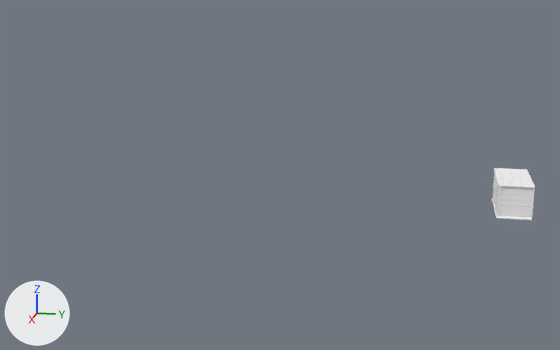
What one commit did to the OBJ model ProyectoFinal/ProyectoFinal/Models/Cajonera/Cajonera.obj.
The view is the same before and after, from a camera (50 mm lens) standing at (2001.0, -255.0, 572.0) and looking at (-149.0, -685.0, 35.0). The axes (+X, +Y, +Z) are drawn at lower left. The lights are the same throughout. Where no turn or scale is listed for an object, it has been applied to the vertices.

The first picture shows 'Cajonera'.
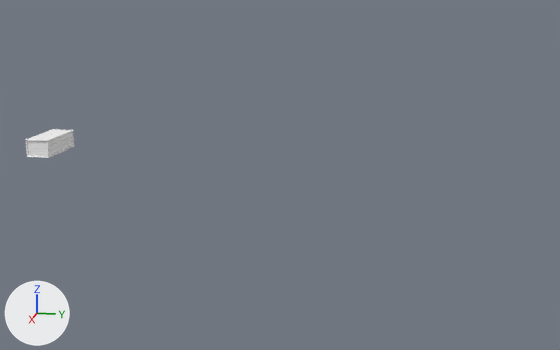
Edits to the bpy script that builds the scene:
```text
Change me_cajonera:
    where me_cajonera.from_pydata(...)  # 536 vertices, 908 faces; spans x -91.0..91.0, y -93.0..-6.0, z 9.0..97.0
    used by ob_cajonera; location = (0.0, 0.0, 0.0)
    me_cajonera part 1: the loose piece of 40 vertices spanning x -91.0..91.0, y -92.0..-6.0, z 9.0..97.0 is scaled about its middle by (-1, -0.884, 0.649), then moved by (-279.0, -1419.0, 19.0)
    me_cajonera part 2: the loose piece of 10 vertices spanning x 85.0..89.0, y -11.0..-7.0, z 15.0..91.0 is scaled about its middle by (1, 0.884, 0.649), then moved by (-279.0, -1425.0, 19.0)
    me_cajonera part 3: the loose piece of 10 vertices spanning x 85.0..89.0, y -90.0..-86.0, z 15.0..91.0 is scaled about its middle by (1, 0.884, 0.649), then moved by (-279.0, -1416.0, 19.0)
    me_cajonera part 4: the loose piece of 12 vertices spanning x -84.0..-36.0, y -90.0..-88.0, z 66.0..87.0 is scaled about its middle by (-1.47, -0.884, 0.649), then moved by (-219.0, -1344.0, 11.0)
    me_cajonera part 5: the loose piece of 12 vertices spanning x -84.0..-36.0, y -90.0..-88.0, z 43.0..64.0 is scaled about its middle by (-1.47, -0.884, 0.649), then moved by (-219.0, -1344.0, 19.0)
    me_cajonera part 6: the loose piece of 12 vertices spanning x -35.0..35.0, y -90.0..-88.0, z 66.0..87.0 is scaled about its middle by (-0.685, -0.884, 0.649), then moved by (-219.0, -1344.0, 11.0)
    me_cajonera part 7: the loose piece of 12 vertices spanning x -84.0..0.0, y -90.0..-88.0, z 18.0..41.0 is scaled about its middle by (-0.572, -0.884, 0.619), then moved by (-176.0, -1344.0, 43.0)
    me_cajonera part 8: the loose piece of 12 vertices spanning x -35.0..35.0, y -90.0..-88.0, z 43.0..64.0 is scaled about its middle by (-0.685, -0.884, 0.649), then moved by (-339.0, -1344.0, 34.0)
    me_cajonera part 9: the loose piece of 12 vertices spanning x 36.0..84.0, y -90.0..-88.0, z 66.0..87.0 is scaled about its middle by (-1, -0.884, 0.649), then moved by (-399.0, -1344.0, -4.0)
    me_cajonera part 10: the loose piece of 12 vertices spanning x 36.0..84.0, y -90.0..-88.0, z 43.0..64.0 is scaled about its middle by (-1.75, -0.884, 0.68), then moved by (-382.0, -1344.0, 4.0)
    me_cajonera part 11: the loose piece of 12 vertices spanning x 0.0..84.0, y -90.0..-88.0, z 18.0..41.0 is scaled about its middle by (-1.01, -0.884, 0.649), then moved by (-279.0, -1344.0, 27.0)
```

Where the change shows, as pixel boxes (x1, y1, x2, y2) in the pictures (560 x 350 px; the box of a moved part takes in the faces that stretch with it):
'Cajonera', reshaped (16% wider, 44% shorter): before (492, 168, 535, 221); after (25, 129, 75, 158)
part 1 of me_cajonera, moved or reshaped: before (492, 168, 535, 221); after (25, 129, 75, 158)
part 2 of me_cajonera, moved or reshaped: before (530, 189, 535, 218); after (46, 141, 49, 157)
part 3 of me_cajonera, moved or reshaped: before (497, 187, 501, 217); after (26, 141, 28, 156)
part 4 of me_cajonera, moved or reshaped (not visible before): after (55, 135, 66, 143)
part 5 of me_cajonera, moved or reshaped: before (493, 182, 495, 192); after (55, 139, 66, 148)
part 6 of me_cajonera, moved or reshaped: before (495, 178, 498, 189); after (48, 139, 56, 146)
part 7 of me_cajonera, moved or reshaped: before (493, 189, 496, 204); after (48, 144, 56, 151)
part 8 of me_cajonera, moved or reshaped: before (495, 185, 497, 198); after (66, 132, 73, 139)
part 9 of me_cajonera, moved or reshaped: before (497, 184, 499, 196); after (66, 137, 73, 143)
part 10 of me_cajonera, moved or reshaped: before (496, 193, 498, 204); after (61, 141, 73, 150)
part 11 of me_cajonera, moved or reshaped: before (495, 197, 498, 212); after (49, 146, 61, 156)
